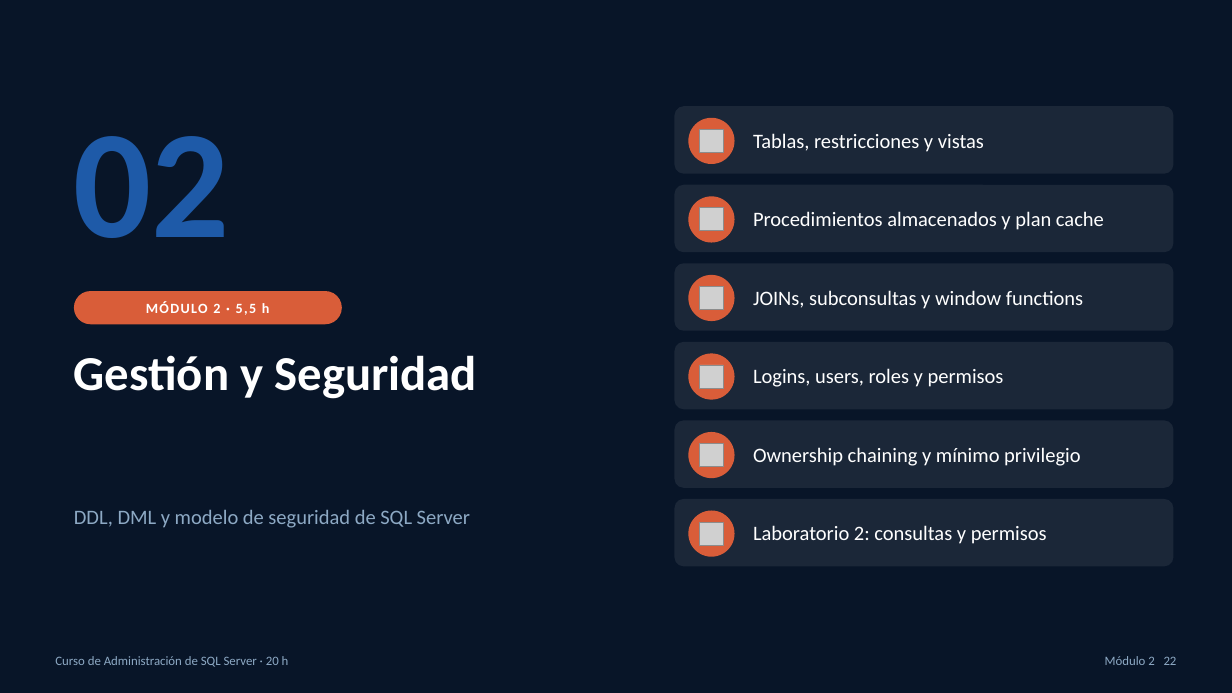
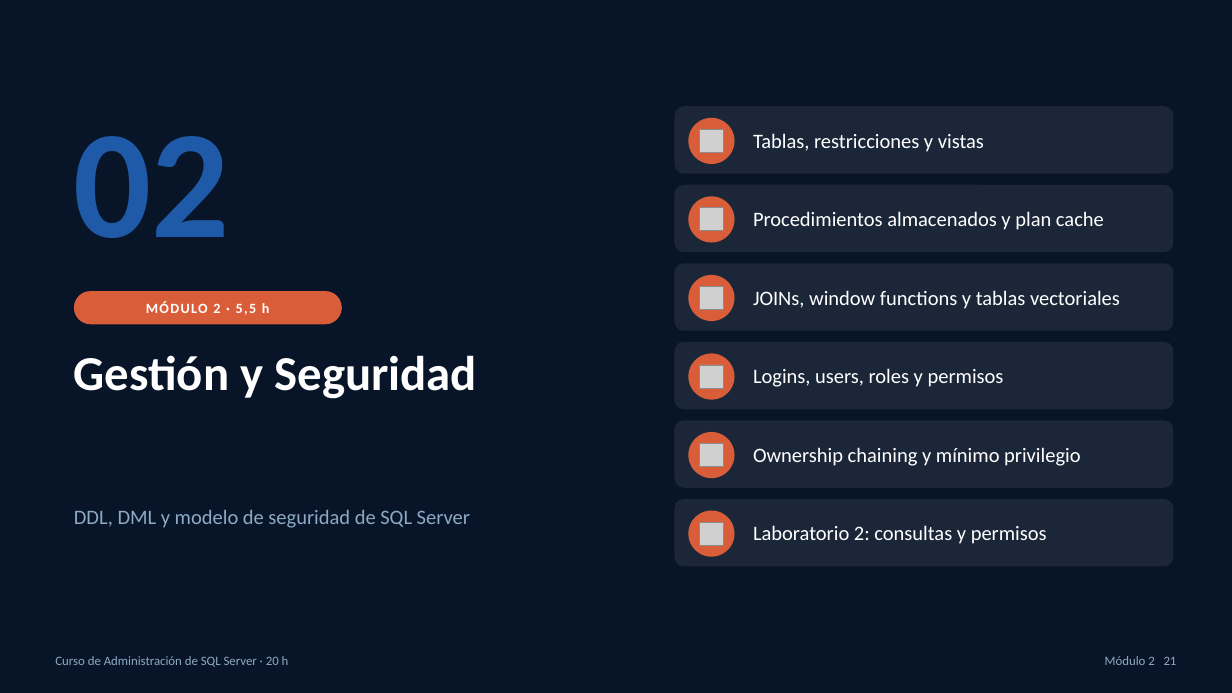
Before and after one commit to masalinas/training-sqlserver, a slide deck: slide 21 of curso_sql_server_dba_20h.pptx (slide 22 before the commit). Drawn at 1232x693 pixels with LibreOffice and Linux fonts; fonts in the diff are those of the drawing; grey boxes stand for pictures. Boxes give left, top, right and bottom in pixels: in the first picture for what was removed or moved away, otherwise in the second. Text is boxed around its words. In the diff, an @@ line names an element or a change of style, - is before the commit and + after.

Commit message:
move vectorial tables slide to module 2

```diff
--- a/curso_sql_server_dba_20h.pptx
+++ b/curso_sql_server_dba_20h.pptx
@@ text at box(753, 290, 1120, 309): text changed @@
-JOINs, subconsultas y window functions
+JOINs, window functions y tablas vectoriales
@@ text at box(1105, 656, 1177, 665): text changed @@
-Módulo 2 22
+Módulo 2 21
```
Also in this commit, not shown: 15 other slides changed, 12 other files.
